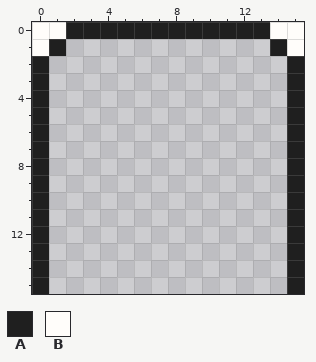
A pixel-art file gets an edit: assets/sprites/tab-on.aseprite. Above, as it was before the edit.
16x16 pixels, 1 frame.
Palette (. is transparent): A #1f1f1f  B #fffdfa
The result:
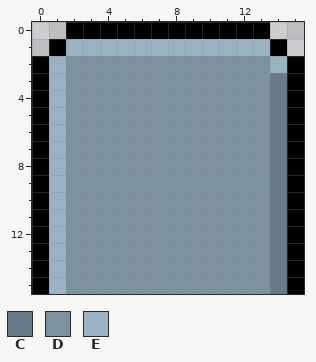
Colours new in this view: C #667a87  D #7d929e  E #99b3c2
Diff:
colour A: #1f1f1f -> #000000
y 0: x 0..1 BB -> ..; x 14..15 BB -> ..
y 1: x 0 B -> .; x 2..13 ............ -> EEEEEEEEEEEE; x 15 B -> .
y 2: x 1..14 .............. -> EDDDDDDDDDDDDE
y 3..15: x 1..14 .............. -> EDDDDDDDDDDDDC
